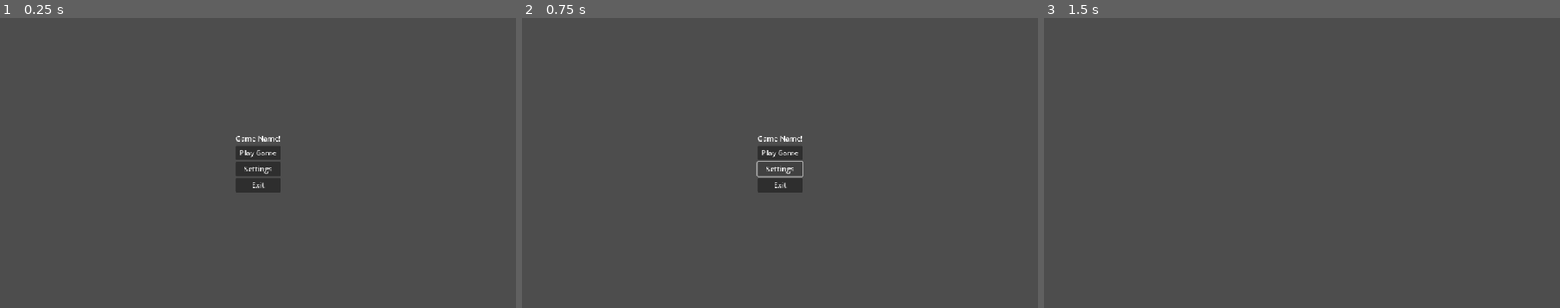
Above: before the commit, frames 1-3 (left to right).
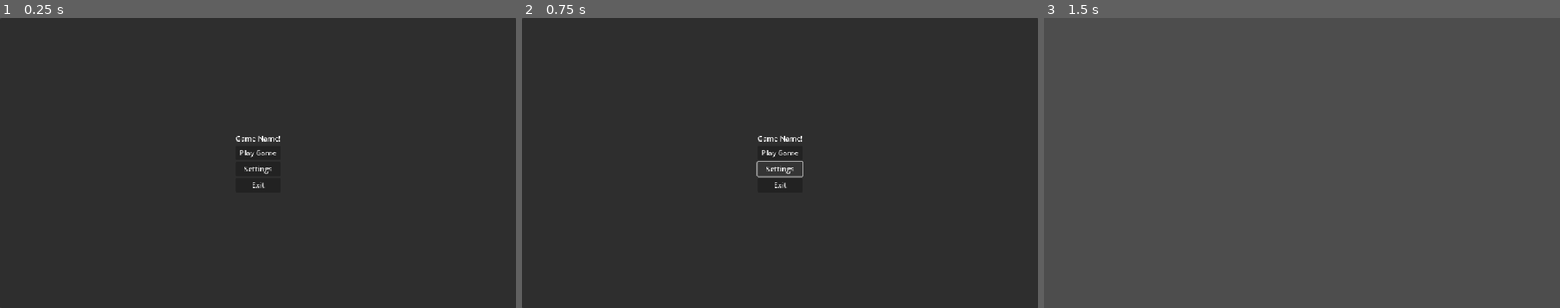
Above: after the commit, the same moments.

Repository: PawnxPawn/DeathMatch
Game: Godot game, scene res://Menus/MainMenu.tscn
The game is run twice, just before and just after one commit, with the same random seed, the same clock (stepped at 60 frames per second) and the same inputs. The project has no main scene, so this scene is started directly.
Inputs:
- Up to frame 1 (0.25 s): no input
- Up to frame 2 (0.75 s): click "Settings" at 0.5 s
- Up to frame 3 (1.5 s): click "Play Game" at 1.25 s

The runs differ from the first frame. In frame 1, 99% of the frame differs, in the area x 0-100%, y 0-100%; in frame 2, 99%; in frame 3, nothing differs.

Commit message:
Cleanup
Cleanup stray code, create panels for UI.

Diff:
--- a/deathmatch/Menus/MainMenu.tscn
+++ b/deathmatch/Menus/MainMenu.tscn
@@ -5,6 +5,7 @@
 [ext_resource type="PackedScene" uid="uid://0lj3qejewwsp" path="res://Menus/SettingsMenu.tscn" id="2_r8dbq"]
 
 [node name="MainMenu" type="Control"]
+process_mode = 3
 layout_mode = 3
 anchors_preset = 15
 anchor_right = 1.0
@@ -12,11 +13,10 @@
 grow_horizontal = 2
 grow_vertical = 2
 script = ExtResource("1_3g7qx")
-this_scene = null
 level_0 = ExtResource("2_7ihqj")
 settings_menu = ExtResource("2_r8dbq")
 
-[node name="CenterContainer" type="CenterContainer" parent="."]
+[node name="PanelContainer" type="PanelContainer" parent="."]
 layout_mode = 1
 anchors_preset = 15
 anchor_right = 1.0
@@ -24,27 +24,30 @@
 grow_horizontal = 2
 grow_vertical = 2
 
-[node name="VBoxContainer" type="VBoxContainer" parent="CenterContainer"]
+[node name="CenterContainer" type="CenterContainer" parent="PanelContainer"]
 layout_mode = 2
 
-[node name="GameName" type="Label" parent="CenterContainer/VBoxContainer"]
+[node name="VBoxContainer" type="VBoxContainer" parent="PanelContainer/CenterContainer"]
+layout_mode = 2
+
+[node name="GameName" type="Label" parent="PanelContainer/CenterContainer/VBoxContainer"]
 layout_mode = 2
 text = "Game Name!"
 
-[node name="PlayGameButton" type="Button" parent="CenterContainer/VBoxContainer"]
+[node name="PlayGameButton" type="Button" parent="PanelContainer/CenterContainer/VBoxContainer"]
 layout_mode = 2
 text = "Play Game"
 
-[node name="SettingsButton" type="Button" parent="CenterContainer/VBoxContainer"]
+[node name="SettingsButton" type="Button" parent="PanelContainer/CenterContainer/VBoxContainer"]
 layout_mode = 2
 text = "Settings
 "
 
-[node name="ExitButton" type="Button" parent="CenterContainer/VBoxContainer"]
+[node name="ExitButton" type="Button" parent="PanelContainer/CenterContainer/VBoxContainer"]
 layout_mode = 2
 text = "Exit
 "
 
-[connection signal="pressed" from="CenterContainer/VBoxContainer/PlayGameButton" to="." method="_on_play_game_button_pressed"]
-[connection signal="pressed" from="CenterContainer/VBoxContainer/SettingsButton" to="." method="_on_settings_button_pressed"]
-[connection signal="pressed" from="CenterContainer/VBoxContainer/ExitButton" to="." method="_on_exit_button_pressed"]
+[connection signal="pressed" from="PanelContainer/CenterContainer/VBoxContainer/PlayGameButton" to="." method="_on_play_game_button_pressed"]
+[connection signal="pressed" from="PanelContainer/CenterContainer/VBoxContainer/SettingsButton" to="." method="_on_settings_button_pressed"]
+[connection signal="pressed" from="PanelContainer/CenterContainer/VBoxContainer/ExitButton" to="." method="_on_exit_button_pressed"]
--- a/deathmatch/Menus/PauseMenu.tscn
+++ b/deathmatch/Menus/PauseMenu.tscn
@@ -3,6 +3,7 @@
 [ext_resource type="Script" uid="uid://c60177svo8by6" path="res://Menus/pause_menu.gd" id="1_qnjt8"]
 
 [node name="PauseMenu" type="Control"]
+process_mode = 3
 layout_mode = 3
 anchors_preset = 15
 anchor_right = 1.0
@@ -11,7 +12,7 @@
 grow_vertical = 2
 script = ExtResource("1_qnjt8")
 
-[node name="CenterContainer" type="CenterContainer" parent="."]
+[node name="PanelContainer" type="PanelContainer" parent="."]
 layout_mode = 1
 anchors_preset = 15
 anchor_right = 1.0
@@ -19,34 +20,37 @@
 grow_horizontal = 2
 grow_vertical = 2
 
-[node name="VBoxContainer" type="VBoxContainer" parent="CenterContainer"]
+[node name="CenterContainer" type="CenterContainer" parent="PanelContainer"]
 layout_mode = 2
 
-[node name="PauseLabel" type="Label" parent="CenterContainer/VBoxContainer"]
+[node name="VBoxContainer" type="VBoxContainer" parent="PanelContainer/CenterContainer"]
+layout_mode = 2
+
+[node name="PauseLabel" type="Label" parent="PanelContainer/CenterContainer/VBoxContainer"]
 layout_mode = 2
 text = "PAUSED"
 horizontal_alignment = 1
 vertical_alignment = 1
 
-[node name="ResumeButton" type="Button" parent="CenterContainer/VBoxContainer"]
+[node name="ResumeButton" type="Button" parent="PanelContainer/CenterContainer/VBoxContainer"]
 layout_mode = 2
 text = "Resume
 "
 
-[node name="MainMenuButton" type="Button" parent="CenterContainer/VBoxContainer"]
+[node name="MainMenuButton" type="Button" parent="PanelContainer/CenterContainer/VBoxContainer"]
 layout_mode = 2
 text = "Main Menu
 "
 
-[node name="SettingsButton" type="Button" parent="CenterContainer/VBoxContainer"]
+[node name="SettingsButton" type="Button" parent="PanelContainer/CenterContainer/VBoxContainer"]
 layout_mode = 2
 text = "Settings
 "
 
-[node name="ExitButton" type="Button" parent="CenterContainer/VBoxContainer"]
+[node name="ExitButton" type="Button" parent="PanelContainer/CenterContainer/VBoxContainer"]
 layout_mode = 2
 text = "Exit"
 
-[connection signal="pressed" from="CenterContainer/VBoxContainer/ResumeButton" to="." method="_on_resume_button_pressed"]
-[connection signal="pressed" from="CenterContainer/VBoxContainer/MainMenuButton" to="." method="_on_main_menu_button_pressed"]
-[connection signal="pressed" from="CenterContainer/VBoxContainer/SettingsButton" to="." method="_on_settings_button_pressed"]
+[connection signal="pressed" from="PanelContainer/CenterContainer/VBoxContainer/ResumeButton" to="." method="_on_resume_button_pressed"]
+[connection signal="pressed" from="PanelContainer/CenterContainer/VBoxContainer/MainMenuButton" to="." method="_on_main_menu_button_pressed"]
+[connection signal="pressed" from="PanelContainer/CenterContainer/VBoxContainer/SettingsButton" to="." method="_on_settings_button_pressed"]
--- a/deathmatch/Menus/SettingsMenu.tscn
+++ b/deathmatch/Menus/SettingsMenu.tscn
@@ -12,7 +12,8 @@
 grow_vertical = 2
 script = ExtResource("1_8x3wo")
 
-[node name="CenterContainer" type="CenterContainer" parent="."]
+[node name="PanelContainer" type="PanelContainer" parent="."]
+process_mode = 3
 layout_mode = 1
 anchors_preset = 15
 anchor_right = 1.0
@@ -20,68 +21,71 @@
 grow_horizontal = 2
 grow_vertical = 2
 
-[node name="VBoxContainer" type="VBoxContainer" parent="CenterContainer"]
+[node name="CenterContainer" type="CenterContainer" parent="PanelContainer"]
 layout_mode = 2
 
-[node name="SettingsLabel" type="Label" parent="CenterContainer/VBoxContainer"]
+[node name="VBoxContainer" type="VBoxContainer" parent="PanelContainer/CenterContainer"]
+layout_mode = 2
+
+[node name="SettingsLabel" type="Label" parent="PanelContainer/CenterContainer/VBoxContainer"]
 layout_mode = 2
 text = "Settings"
 horizontal_alignment = 1
 vertical_alignment = 1
 
-[node name="MasterVolume" type="VBoxContainer" parent="CenterContainer/VBoxContainer" node_paths=PackedStringArray("volume_slider")]
+[node name="MasterVolume" type="VBoxContainer" parent="PanelContainer/CenterContainer/VBoxContainer" node_paths=PackedStringArray("volume_slider")]
 layout_mode = 2
 script = ExtResource("1_safvx")
 bus_name = "Master"
 volume_slider = NodePath("MasterSlider")
 
-[node name="Label" type="Label" parent="CenterContainer/VBoxContainer/MasterVolume"]
+[node name="Label" type="Label" parent="PanelContainer/CenterContainer/VBoxContainer/MasterVolume"]
 layout_mode = 2
 text = "Main Volume"
 
-[node name="MasterSlider" type="HSlider" parent="CenterContainer/VBoxContainer/MasterVolume"]
+[node name="MasterSlider" type="HSlider" parent="PanelContainer/CenterContainer/VBoxContainer/MasterVolume"]
 layout_mode = 2
 size_flags_horizontal = 3
 max_value = 1.0
 step = 0.001
 
-[node name="MusicVolume" type="VBoxContainer" parent="CenterContainer/VBoxContainer" node_paths=PackedStringArray("volume_slider")]
+[node name="MusicVolume" type="VBoxContainer" parent="PanelContainer/CenterContainer/VBoxContainer" node_paths=PackedStringArray("volume_slider")]
 layout_mode = 2
 script = ExtResource("1_safvx")
 bus_name = "Music"
 volume_slider = NodePath("MusicSlider")
 
-[node name="Label" type="Label" parent="CenterContainer/VBoxContainer/MusicVolume"]
+[node name="Label" type="Label" parent="PanelContainer/CenterContainer/VBoxContainer/MusicVolume"]
 layout_mode = 2
 text = "Music Volume"
 
-[node name="MusicSlider" type="HSlider" parent="CenterContainer/VBoxContainer/MusicVolume"]
+[node name="MusicSlider" type="HSlider" parent="PanelContainer/CenterContainer/VBoxContainer/MusicVolume"]
 layout_mode = 2
 size_flags_horizontal = 3
 max_value = 1.0
 step = 0.001
 
-[node name="SFXSlider" type="VBoxContainer" parent="CenterContainer/VBoxContainer" node_paths=PackedStringArray("volume_slider")]
+[node name="SFXSlider" type="VBoxContainer" parent="PanelContainer/CenterContainer/VBoxContainer" node_paths=PackedStringArray("volume_slider")]
 layout_mode = 2
 script = ExtResource("1_safvx")
 bus_name = "SFX"
 volume_slider = NodePath("SFXSlider")
 
-[node name="Label" type="Label" parent="CenterContainer/VBoxContainer/SFXSlider"]
+[node name="Label" type="Label" parent="PanelContainer/CenterContainer/VBoxContainer/SFXSlider"]
 layout_mode = 2
 text = "SFX Volume"
 
-[node name="SFXSlider" type="HSlider" parent="CenterContainer/VBoxContainer/SFXSlider"]
+[node name="SFXSlider" type="HSlider" parent="PanelContainer/CenterContainer/VBoxContainer/SFXSlider"]
 layout_mode = 2
 size_flags_horizontal = 3
 max_value = 1.0
 step = 0.001
 
-[node name="ReturnButton" type="Button" parent="CenterContainer/VBoxContainer"]
+[node name="ReturnButton" type="Button" parent="PanelContainer/CenterContainer/VBoxContainer"]
 layout_mode = 2
 text = "Return"
 
-[connection signal="value_changed" from="CenterContainer/VBoxContainer/MasterVolume/MasterSlider" to="CenterContainer/VBoxContainer/MasterVolume" method="_on_volume_slider_value_changed"]
-[connection signal="value_changed" from="CenterContainer/VBoxContainer/MusicVolume/MusicSlider" to="CenterContainer/VBoxContainer/MusicVolume" method="_on_volume_slider_value_changed"]
-[connection signal="value_changed" from="CenterContainer/VBoxContainer/SFXSlider/SFXSlider" to="CenterContainer/VBoxContainer/SFXSlider" method="_on_volume_slider_value_changed"]
-[connection signal="pressed" from="CenterContainer/VBoxContainer/ReturnButton" to="." method="_on_return_button_pressed"]
+[connection signal="value_changed" from="PanelContainer/CenterContainer/VBoxContainer/MasterVolume/MasterSlider" to="PanelContainer/CenterContainer/VBoxContainer/MasterVolume" method="_on_volume_slider_value_changed"]
+[connection signal="value_changed" from="PanelContainer/CenterContainer/VBoxContainer/MusicVolume/MusicSlider" to="PanelContainer/CenterContainer/VBoxContainer/MusicVolume" method="_on_volume_slider_value_changed"]
+[connection signal="value_changed" from="PanelContainer/CenterContainer/VBoxContainer/SFXSlider/SFXSlider" to="PanelContainer/CenterContainer/VBoxContainer/SFXSlider" method="_on_volume_slider_value_changed"]
+[connection signal="pressed" from="PanelContainer/CenterContainer/VBoxContainer/ReturnButton" to="." method="_on_return_button_pressed"]
--- a/deathmatch/Menus/main_menu.gd
+++ b/deathmatch/Menus/main_menu.gd
@@ -1,6 +1,5 @@
 extends Control
 
-@export var this_scene: PackedScene #Crude, but only way I know how to do this cleanly.
 @export var level_0: PackedScene
 @export var settings_menu: PackedScene
 
--- a/deathmatch/Menus/pause_menu.gd
+++ b/deathmatch/Menus/pause_menu.gd
@@ -2,7 +2,6 @@
 
 @export var main_menu: PackedScene
 @export var settings_menu: PackedScene
-@export var this_scene: PackedScene
 
 
 func _on_resume_button_pressed() -> void:
